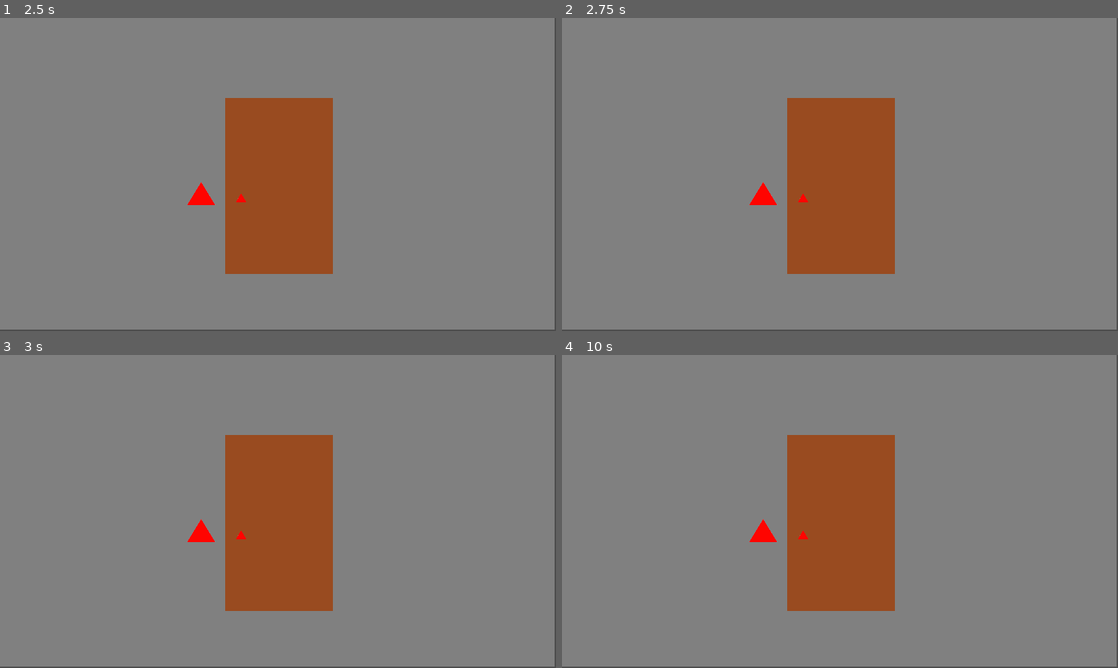
Above: before the commit, frames 1-4 (two rows, left to right).
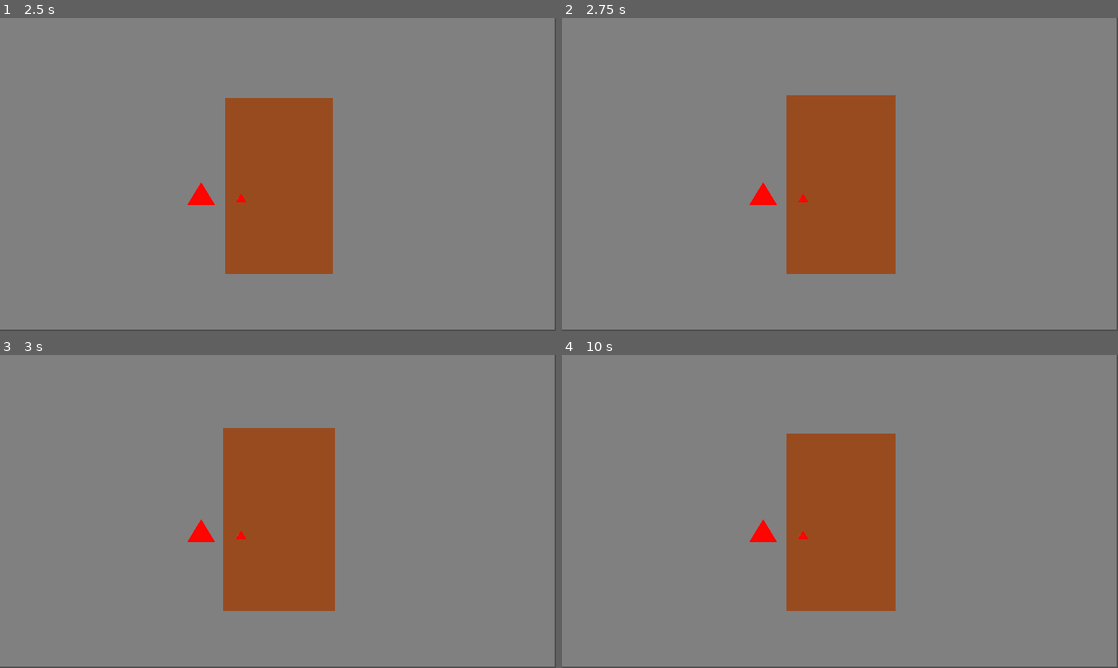
Above: after the commit, the same moments.

Repository: jaakop/TrickOrTrap
Game: Godot game, scene res://scenes/main_scene/main_scene.tscn
Two runs of this game, one before a commit and one after it. Both use one fixed random seed, a clock stepped at 60 frames per second and the inputs below.
Inputs (mouse positions are in pixels of both pictures, inside the frame that each line leads up to):
- Up to frame 1 (2.5 s): click (278, 187) at 0.5 s; click (239, 196) at 1.25 s; click (278, 187) at 2 s
- Up to frame 2 (2.75 s): no input
- Up to frame 3 (3 s): click (239, 533) at 2.75 s
- Up to frame 4 (10 s): click (840, 524) at 3.5 s; click (801, 533) at 4.25 s; tap Enter at 5, 6.5, 8 s; tap Space at 5.75, 7.25, 8.75 s

Frame 1 is identical in both runs. In frame 2, 0.3% of the frame differs, in the area x 40-60%, y 24-82%; in frame 3, 0.9%, in the area x 40-61%, y 23-82%; in frame 4, 0.2%.

Commit message:
Added door knocking

Diff:
--- /dev/null
+++ b/scenes/main_scene/door.gd
@@ -0,0 +1,19 @@
+extends TextureRect
+class_name Door
+
+func _ready():
+    pass;
+
+func knock():
+    var initialScale = scale;
+    var tween = get_tree().create_tween();
+
+    tween.tween_property($".", "scale",  initialScale * 1.05, .1);
+    tween.tween_property($".", "scale",  initialScale, .1);
+    tween.tween_property($".", "scale",  initialScale * 1.05, .1);
+    tween.tween_property($".", "scale",  initialScale, .1);
+    tween.tween_property($".", "scale",  initialScale * 1.05, .1);
+    tween.tween_property($".", "scale",  initialScale, .1);
+
+    # tween.play();
+    pass;
--- a/scenes/main_scene/main_scene.gd
+++ b/scenes/main_scene/main_scene.gd
@@ -7,6 +7,8 @@
 
 @onready var global = $"/root/Global" as Globals
 @onready var timer = $"./Timer" as Timer;
+
+@onready var door = $"./Door" as Door;
 
 var characterReady: bool;
 
@@ -36,12 +38,17 @@
     startCharacterTimer();
     pass # Replace with function body.
 
-func startCharacterTimer():
-    characterReady = false;
+func _on_texture_button_pressed():
+    if(!characterReady):
+        return;
+    get_tree().change_scene_to_file(characherScene);
+    pass # Replace with function body.
 
-    timer.wait_time = randf_range(timeMin, timeMax);
-    timer.start();
-    pass;
+func _on_timer_timeout():
+    characterReady = true;
+    generateNewCharacter();
+    door.knock();
+    pass # Replace with function body.
 
 func generateNewCharacter():
     global.currentCharacter.generated = false;
@@ -50,15 +57,9 @@
     global.currentCharacter.bodyTexture = "";
     pass;
 
-func _on_texture_button_pressed():
-    if(!characterReady):
-        return;
-    get_tree().change_scene_to_file(characherScene);
-    pass # Replace with function body.
+func startCharacterTimer():
+    characterReady = false;
 
-
-func _on_timer_timeout():
-    characterReady = true;
-    generateNewCharacter();
-    print("New character ready!")
-    pass # Replace with function body.
+    timer.wait_time = randf_range(timeMin, timeMax);
+    timer.start();
+    pass;
--- a/scenes/main_scene/main_scene.tscn
+++ b/scenes/main_scene/main_scene.tscn
@@ -1,8 +1,9 @@
-[gd_scene load_steps=5 format=3 uid="uid://dspfgwwtorllt"]
+[gd_scene load_steps=6 format=3 uid="uid://dspfgwwtorllt"]
 
 [ext_resource type="Script" path="res://scenes/main_scene/main_scene.gd" id="1_7c8mb"]
 [ext_resource type="Texture2D" uid="uid://dgsmsn7nyn1j0" path="res://square.png" id="2_okn60"]
 [ext_resource type="Texture2D" uid="uid://b40pi3e0c8mch" path="res://Door.png" id="3_axe38"]
+[ext_resource type="Script" path="res://scenes/main_scene/door.gd" id="4_grahw"]
 [ext_resource type="Texture2D" uid="uid://eufldexus7oa" path="res://arrow.png" id="4_ym5qv"]
 
 [node name="MainScene" type="Control"]
@@ -30,7 +31,9 @@
 offset_top = 277.0
 offset_right = 1150.0
 offset_bottom = 883.0
+pivot_offset = Vector2(186, 606)
 texture = ExtResource("3_axe38")
+script = ExtResource("4_grahw")
 
 [node name="TextureButton" type="TextureButton" parent="Door"]
 layout_mode = 0
@@ -58,6 +61,7 @@
 stretch_mode = 0
 
 [node name="Timer" type="Timer" parent="."]
+one_shot = true
 
 [connection signal="pressed" from="Door/TextureButton" to="." method="_on_texture_button_pressed"]
 [connection signal="pressed" from="Handle" to="." method="_on_handle_pressed"]
